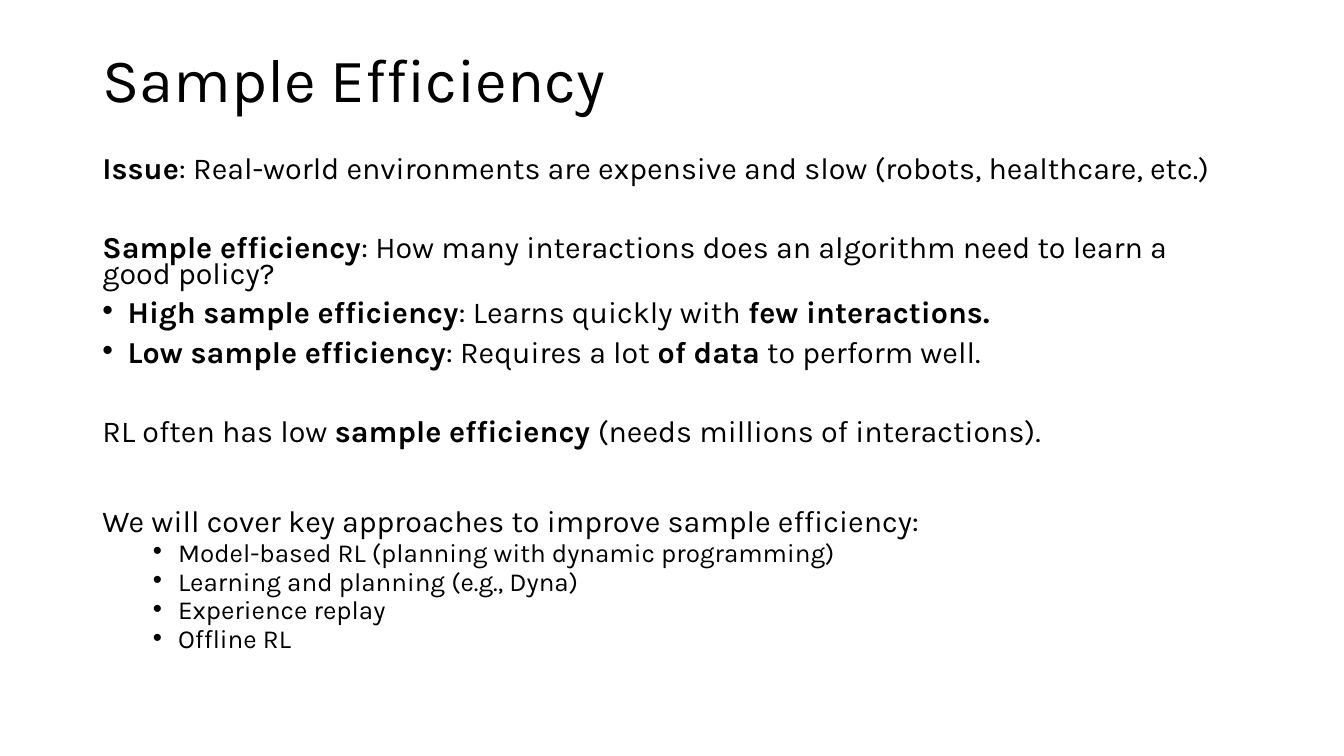
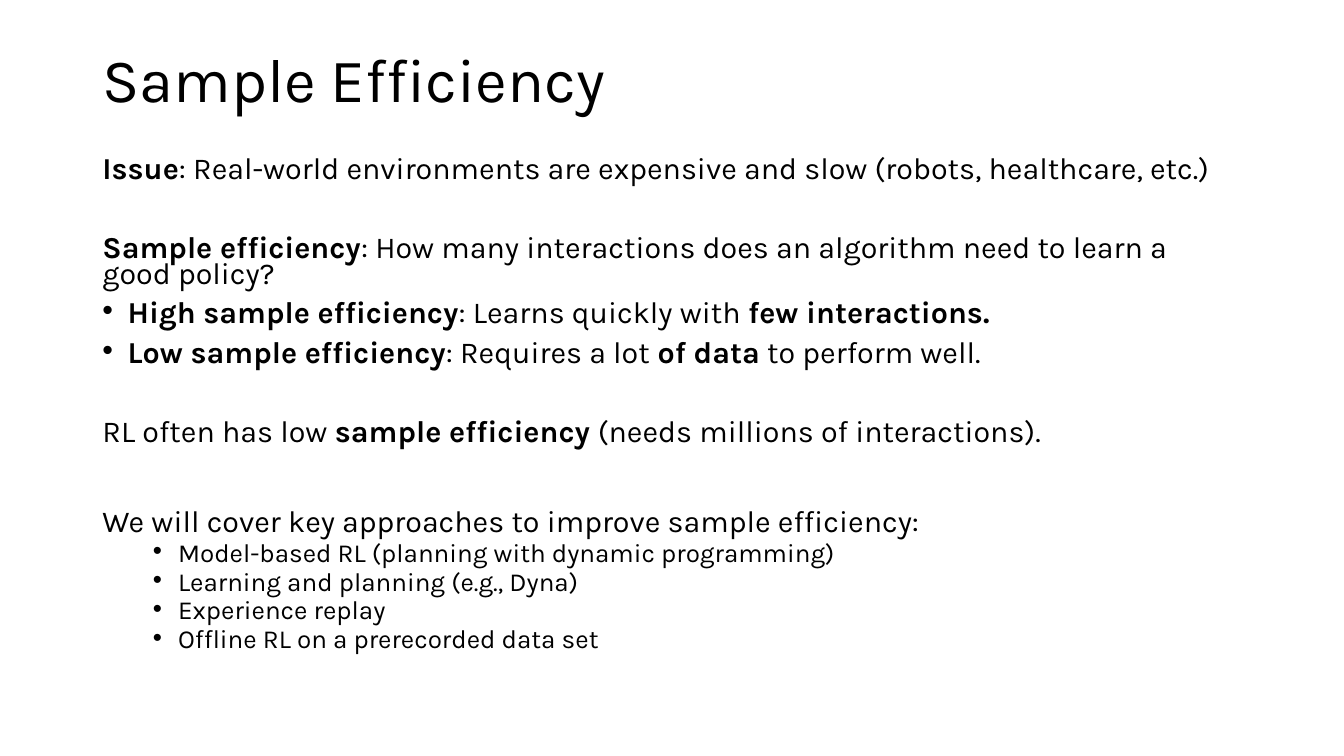
Before and after one commit to mhahsler/Introduction_to_Reinforcement_Learning, a slide deck: slide 34 of slides/Lecture_Chapter01.pptx. Drawn at 1344x756 pixels with LibreOffice and Linux fonts; fonts in the diff are those of the drawing. Boxes give left, top, right and bottom in pixels: in the first picture for what was removed or moved away, otherwise in the second. Text is boxed around its words. In the diff, an @@ line names an element or a change of style, - is before the commit and + after.

```diff
--- a/slides/Lecture_Chapter01.pptx
+++ b/slides/Lecture_Chapter01.pptx
@@ text at bbox=[178, 625, 599, 654]: text changed @@
-  • Offline RL
+  • Offline RL on a prerecorded data set
```
Also in this commit, not shown: 2 other slides changed, 1 other file.
